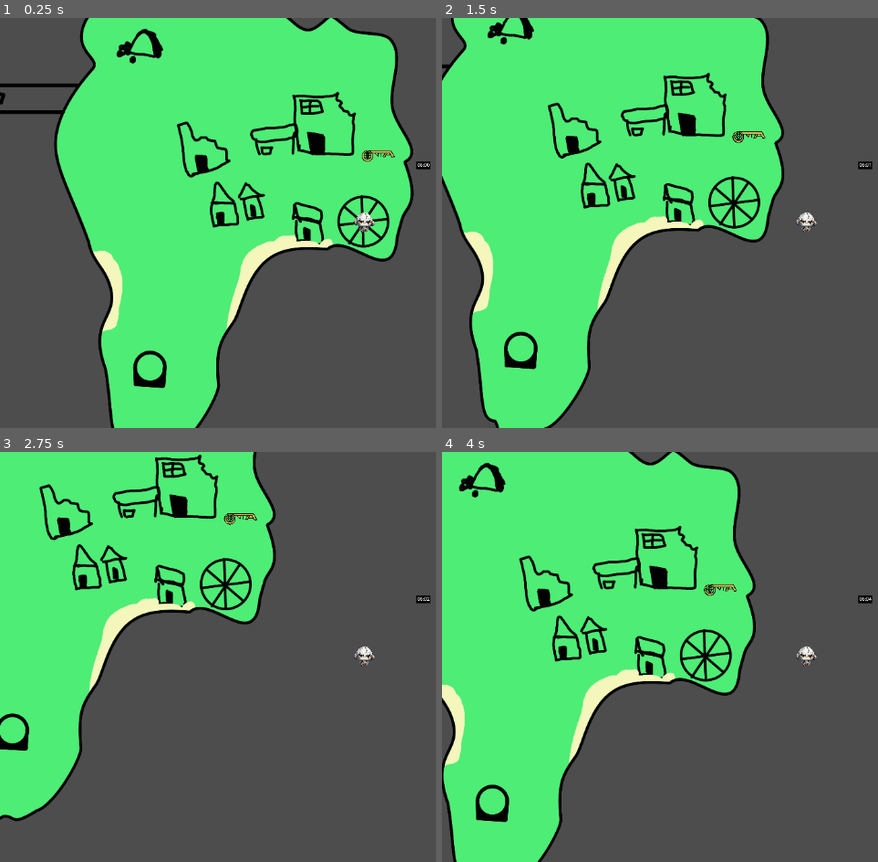
Above: before the commit, frames 1-4 (two rows, left to right).
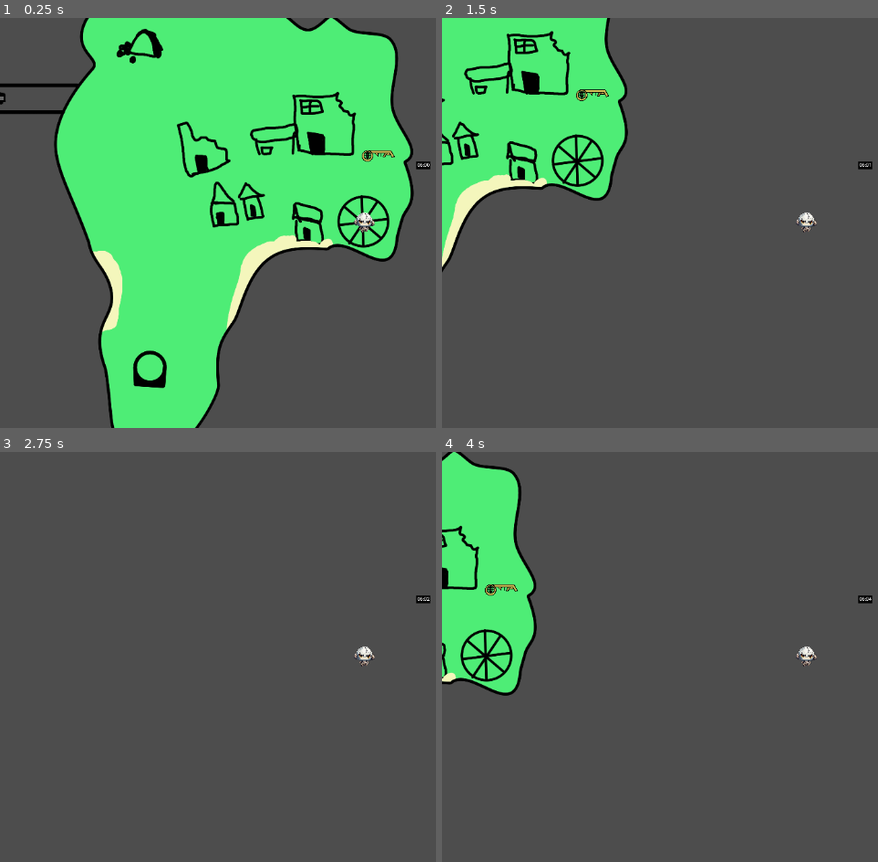
Above: after the commit, the same moments.

Repository: Hollow-Head/Sky-Island-Game
Game: Godot game, scene res://Scenes/Main.tscn
Two runs of this game, one before a commit and one after it. Both use one fixed random seed, a clock stepped at 60 frames per second and the inputs below.
Inputs:
- Up to frame 1 (0.25 s): no input
- Up to frame 2 (1.5 s): tap Enter at 0.5 s; hold Right (Right) 0.53-1.28 s; hold Down (Down) from 1.28 s (still down)
- Up to frame 3 (2.75 s): release Down (Down) at 2.03 s; hold Right (Right) from 2.03 s (still down)
- Up to frame 4 (4 s): release Right (Right) at 2.78 s; hold Up (Up) 2.78-3.53 s; hold Left (Left) from 3.53 s (still down)

The runs differ from the first frame. In frame 1, less than 0.1% of the frame differs, in the area x 0-2%, y 18-21%; in frame 2, 41%; in frame 3, 34%; in frame 4, 43%, in the area x 0-72%, y 0-100%.

Commit message:
Fixed and took different approach at rotation an translation in RotateIsland
I make that everything in the scene will rotate or translate, except the first node, which is the point that everything will rotate or translate around

Diff:
--- a/Scenes/Main.tscn
+++ b/Scenes/Main.tscn
@@ -24,19 +24,16 @@
 horaInicial = 6
 
 [node name="Rotate Island Experimental" parent="." instance=ExtResource("5_f5gd8")]
-position = Vector2(-2857, -1041)
+position = Vector2(-2850, -1041)
 Speed = 0.0
+speed = 0.0
 
-[node name="Island" parent="Rotate Island Experimental" index="0"]
+[node name="Point" parent="Rotate Island Experimental" index="0"]
+position = Vector2(-381, 5)
+
+[node name="Island" parent="Rotate Island Experimental" index="1"]
 scale = Vector2(1, 1)
 texture = ExtResource("6_47hey")
-
-[node name="Point" parent="Rotate Island Experimental" index="1"]
-position = Vector2(-381, 5)
-
-[node name="Rotate Island Experimental2" parent="." instance=ExtResource("5_f5gd8")]
-position = Vector2(225, 246)
-radius = 700.0
 
 [node name="Item" parent="." instance=ExtResource("6_4fnw6")]
 position = Vector2(0, -77)
--- a/Scenes/RotateIslandExperimental.tscn
+++ b/Scenes/RotateIslandExperimental.tscn
@@ -5,7 +5,9 @@
 [node name="Rotate Island Experimental" type="Area2D"]
 script = ExtResource("1_ua5e7")
 
+[node name="Point" type="Marker2D" parent="."]
+
 [node name="Island" type="Sprite2D" parent="."]
 scale = Vector2(0.5, 0.5)
 
-[node name="Point" type="Marker2D" parent="."]
+[node name="CollisionPolygon2D" type="CollisionPolygon2D" parent="."]
--- a/Scripts/Player.gd
+++ b/Scripts/Player.gd
@@ -1,6 +1,6 @@
 extends CharacterBody2D
 
-const SPEED = 500.0
+const SPEED = 1600.0
 
 func _physics_process(delta):
 	var direction = Input.get_vector("Left", "Right", "Up", "Down")
--- a/Scripts/RotateIslandExperimental.gd
+++ b/Scripts/RotateIslandExperimental.gd
@@ -39,13 +39,25 @@
 		translationAngle += delta
 	else:
 		translationAngle -= delta
-	# self.position = Vector2(cos(translationAngle * Speed) * radius,
-#							sin(translationAngle * Speed) * radius) + point.global_position
+	var childsNodes = get_children()
+
+	# It'll translate everything in the scene, except the first node, which is the point, if u change, big mess
+	for N in childsNodes.size():
+		if N != 0:
+			childsNodes[N].position = Vector2(cos(translationAngle * Speed) * radius,
+			sin(translationAngle * Speed) * radius) + point.position
+		pass
 
 func orbitRotation(delta : float):
 	if clockwise:
 		rotationAngle += delta
 	else:
 		rotationAngle -= delta
-	self.rotation = rotationAngle * speed
+
+	# It'll rotate everything in the scene, except the first node, which is the point, if u change, big mess
+	var childsNodes = get_children()
+	for N in childsNodes.size():
+		if N != 0:
+			childsNodes[N].rotation = rotationAngle * speed
+		pass
 	pass
Not shown: 1 places in Scenes/Main.tscn that only renumber resources
